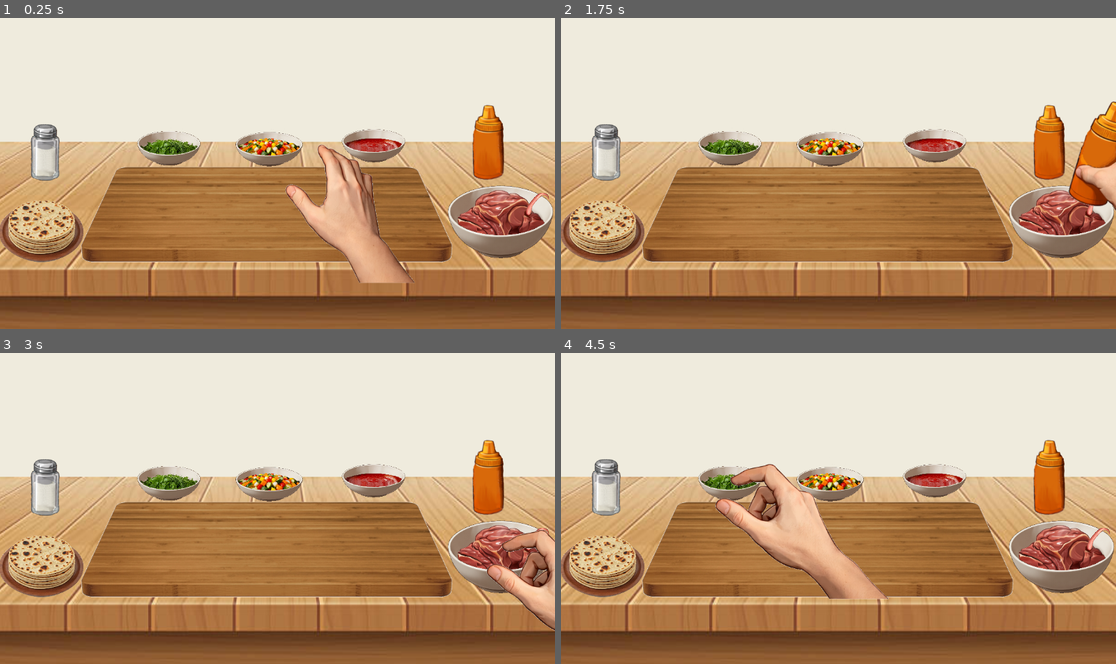
Above: before the commit, frames 1-4 (two rows, left to right).
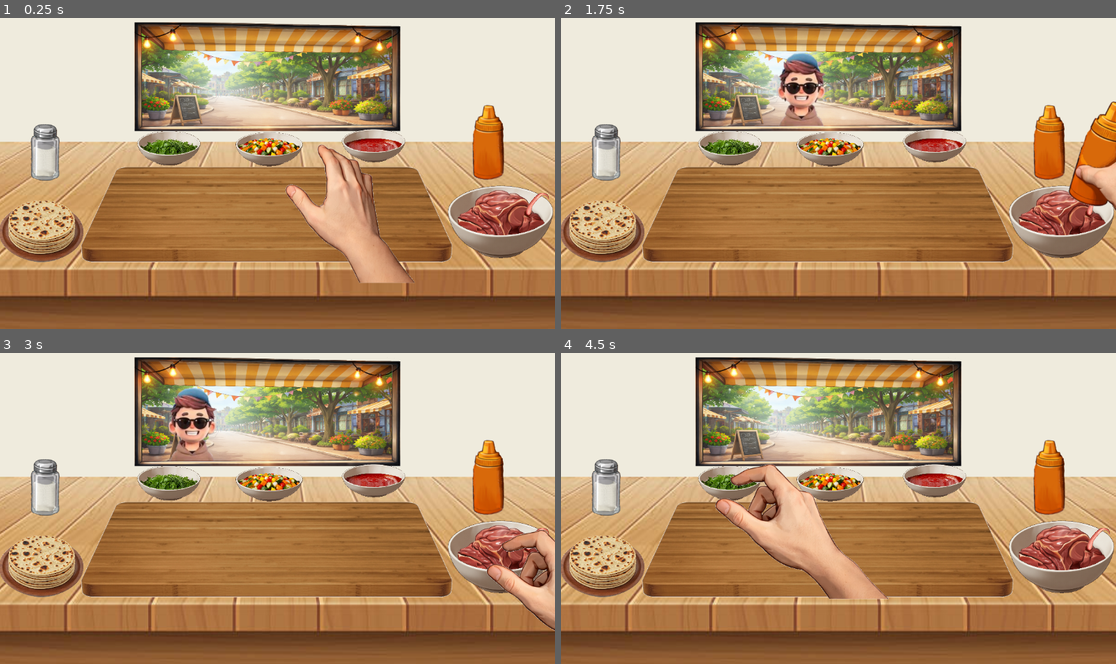
Above: after the commit, the same moments.

Repository: JensVL96/RatKebab
Game: Godot game, scene res://workstation.tscn
Same seed, same stepped clock (60 frames per second), same inputs: the game is played once before the commit and once after it.
Inputs (mouse positions are in pixels of both pictures, inside the frame that each line leads up to):
- Up to frame 1 (0.25 s): no input
- Up to frame 2 (1.75 s): move the mouse to (605, 151) at 0.52 s; click (605, 151) at 0.67 s; move the mouse to (1049, 142) at 1.27 s; click (1049, 142) at 1.42 s
- Up to frame 3 (3 s): tap Enter at 2 s; move the mouse to (44, 564) at 2.02 s; click (44, 564) at 2.17 s; move the mouse to (499, 555) at 2.77 s; click (499, 555) at 2.92 s
- Up to frame 4 (4.5 s): move the mouse to (827, 486) at 3.52 s; click (827, 486) at 3.67 s; tap Space at 4.25 s; move the mouse to (727, 489) at 4.27 s; click (727, 489) at 4.42 s

The runs differ from the first frame. In frame 1, 16% of the frame differs, in the area x 24-73%, y 1-37%; in frame 2, 16%; in frame 3, 16%; in frame 4, 16%.

Commit message:
added customers looping

Diff:
--- /dev/null
+++ b/customer.gd
@@ -0,0 +1,51 @@
+extends Node2D
+
+@export var sprite_sheet: Texture2D
+@export var columns: int = 4
+@export var rows: int = 5
+
+@export var enter_x := 1000    # offscreen right
+@export var stop_x := 500      # middle of window
+@export var exit_x := -200     # offscreen left
+@export var move_speed := 300
+@export var wait_time := 1.0   # pause in middle
+
+enum State { ENTERING, WAITING, LEAVING }
+var state := State.ENTERING
+var timer := 0.0
+
+@onready var person_sprite: Sprite2D = $Person
+
+func _ready():
+	# Assign sprite texture and random frame
+	person_sprite.texture = sprite_sheet
+	person_sprite.hframes = columns
+	person_sprite.vframes = rows
+	person_sprite.frame = randi() % (columns * rows)
+
+	# Start offscreen right
+	position = Vector2(enter_x, 150)
+
+func _process(delta):
+	match state:
+		State.ENTERING:
+			position = position.move_toward(Vector2(stop_x, position.y), move_speed * delta)
+			if abs(position.x - stop_x) < 1:
+				position.x = stop_x
+				state = State.WAITING
+				timer = wait_time
+
+		State.WAITING:
+			timer -= delta
+			if timer <= 0:
+				state = State.LEAVING
+
+		State.LEAVING:
+			position = position.move_toward(Vector2(exit_x, position.y), move_speed * delta)
+			if abs(position.x - exit_x) < 1:
+				# Loop back to start
+				position.x = enter_x
+				state = State.ENTERING
+
+				# Swap person frame for next loop
+				person_sprite.frame = randi() % (columns * rows)
--- /dev/null
+++ b/customer_spawner.gd
@@ -0,0 +1,9 @@
+extends Node2D
+
+@export var customer_scene: PackedScene
+@onready var people_layer := $PeopleLayer   # Node2D in your scene to hold customers
+
+func spawn_customer():
+	var c = customer_scene.instantiate()
+	people_layer.add_child(c)
+	c.position = Vector2(c.enter_x, 0)  # start at y = 0
--- /dev/null
+++ b/window.gd
@@ -0,0 +1,17 @@
+extends Node2D
+
+@export var customer_scene: PackedScene
+@onready var people_layer := $CustomerSpawner  # Node2D to hold customers
+
+func _ready():
+	# Spawn first customer for testing
+	spawn_customer()
+
+func spawn_customer():
+	if customer_scene == null:
+		push_error("Customer scene not assigned!")
+		return
+
+	var c = customer_scene.instantiate()
+	people_layer.add_child(c)
+	c.position = Vector2(c.enter_x, 200)  # start offscreen
--- a/workstation.tscn
+++ b/workstation.tscn
@@ -1,15 +1,20 @@
 [gd_scene format=3 uid="uid://de3cgnwrth8lr"]
 
+[ext_resource type="Texture2D" uid="uid://5thh67hcjfiq" path="res://Window/WindowBG.png" id="1_hxn30"]
 [ext_resource type="Texture2D" uid="uid://ds5rinai41b8v" path="res://tableGraphic.jpg" id="1_lh6un"]
+[ext_resource type="Script" uid="uid://dup8mtiwsrd1j" path="res://window.gd" id="1_t2qr7"]
 [ext_resource type="Texture2D" uid="uid://bsw46gajne6g6" path="res://resources/CuttingBoard.png" id="2_0gv1q"]
 [ext_resource type="Texture2D" uid="uid://cld3qc5tf2cdx" path="res://Hand/HandDefault.png" id="2_oys21"]
+[ext_resource type="Texture2D" uid="uid://ct3fpejjarghu" path="res://Window/WindowFrame.png" id="2_ygi8u"]
 [ext_resource type="Texture2D" uid="uid://dmrxxkuoo0frm" path="res://resources/TortillaPLate.png" id="3_7fv2r"]
 [ext_resource type="Script" uid="uid://b052n3b7b582v" path="res://hand_default.gd" id="3_rvujf"]
 [ext_resource type="Texture2D" uid="uid://bhh7nbeuich0v" path="res://resources/Salt.png" id="3_tklhv"]
+[ext_resource type="Script" uid="uid://cx0cn1gb12ed5" path="res://customer.gd" id="3_ygi8u"]
 [ext_resource type="Texture2D" uid="uid://su0134nle8se" path="res://resources/Condiment.png" id="4_8ts6e"]
 [ext_resource type="Texture2D" uid="uid://bdipfnjisi4xq" path="res://resources/MeatBowl.png" id="4_bsjfv"]
 [ext_resource type="Texture2D" uid="uid://b512pa3ivu3c0" path="res://resources/HerbBowl.png" id="5_b5nh1"]
 [ext_resource type="Texture2D" uid="uid://bpakflqoh131c" path="res://resources/VegBowl.png" id="5_bsjfv"]
+[ext_resource type="Texture2D" uid="uid://buqniaddwmy6n" path="res://Window/People.png" id="5_ex53a"]
 [ext_resource type="Texture2D" uid="uid://bjv3foslx1pv2" path="res://resources/SauceBowl.png" id="6_6bswh"]
 [ext_resource type="Texture2D" uid="uid://dm5tohah5sioa" path="res://resources/WrapStation.png" id="8_b5nh1"]
 [ext_resource type="Script" uid="uid://c52jqpyfs2jfi" path="res://wrapping.gd" id="8_nr8tf"]
@@ -59,6 +64,37 @@
 scale = Vector2(18.2031, 10.3594)
 texture = SubResource("GradientTexture2D_74axj")
 
+[node name="Window" type="Node2D" parent="." unique_id=767181202]
+script = ExtResource("1_t2qr7")
+
+[node name="WindowBG" type="Sprite2D" parent="Window" unique_id=896948164]
+position = Vector2(578, 201.00002)
+scale = Vector2(0.53866667, 0.444)
+texture = ExtResource("1_hxn30")
+
+[node name="WindowFrame" type="Sprite2D" parent="Window" unique_id=2015124814]
+position = Vector2(578, 201)
+scale = Vector2(0.539, 0.444)
+texture = ExtResource("2_ygi8u")
+
+[node name="WindowContainer" type="Control" parent="Window" unique_id=1833869823]
+clip_contents = true
+layout_mode = 3
+anchors_preset = 0
+offset_left = 294.0
+offset_top = 19.0
+offset_right = 813.0
+offset_bottom = 226.0
+
+[node name="CustomerSpawner" type="Node2D" parent="Window/WindowContainer" unique_id=1261078400]
+position = Vector2(-294, -19)
+
+[node name="Customer" type="Node2D" parent="Window/WindowContainer/CustomerSpawner" unique_id=309512478]
+script = ExtResource("3_ygi8u")
+sprite_sheet = ExtResource("5_ex53a")
+
+[node name="Person" type="Sprite2D" parent="Window/WindowContainer/CustomerSpawner/Customer" unique_id=549283773]
+
 [node name="Table" type="Sprite2D" parent="." unique_id=467981459]
 position = Vector2(578, 458)
 scale = Vector2(1.90359, 2.77048)
Binary file added: Window/People.png
Not shown, added: Window/People.png.import
Binary file added: Window/WindowBG.png
Not shown, added: Window/WindowBG.png.import
Binary file added: Window/WindowFrame.png
Not shown, added: Window/WindowFrame.png.import
Not shown, added: customer.gd.uid
Not shown, added: customer_spawner.gd.uid
Not shown, added: window.gd.uid
